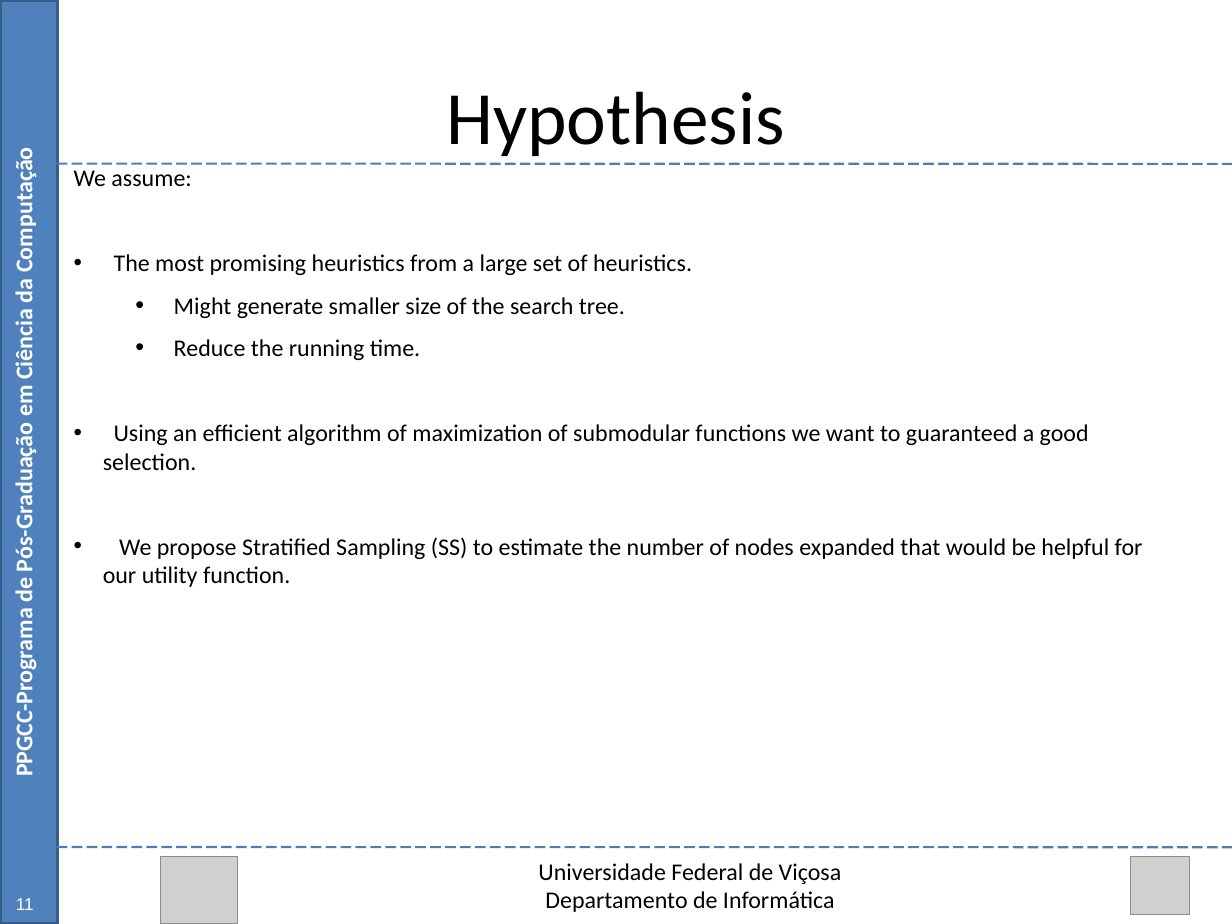
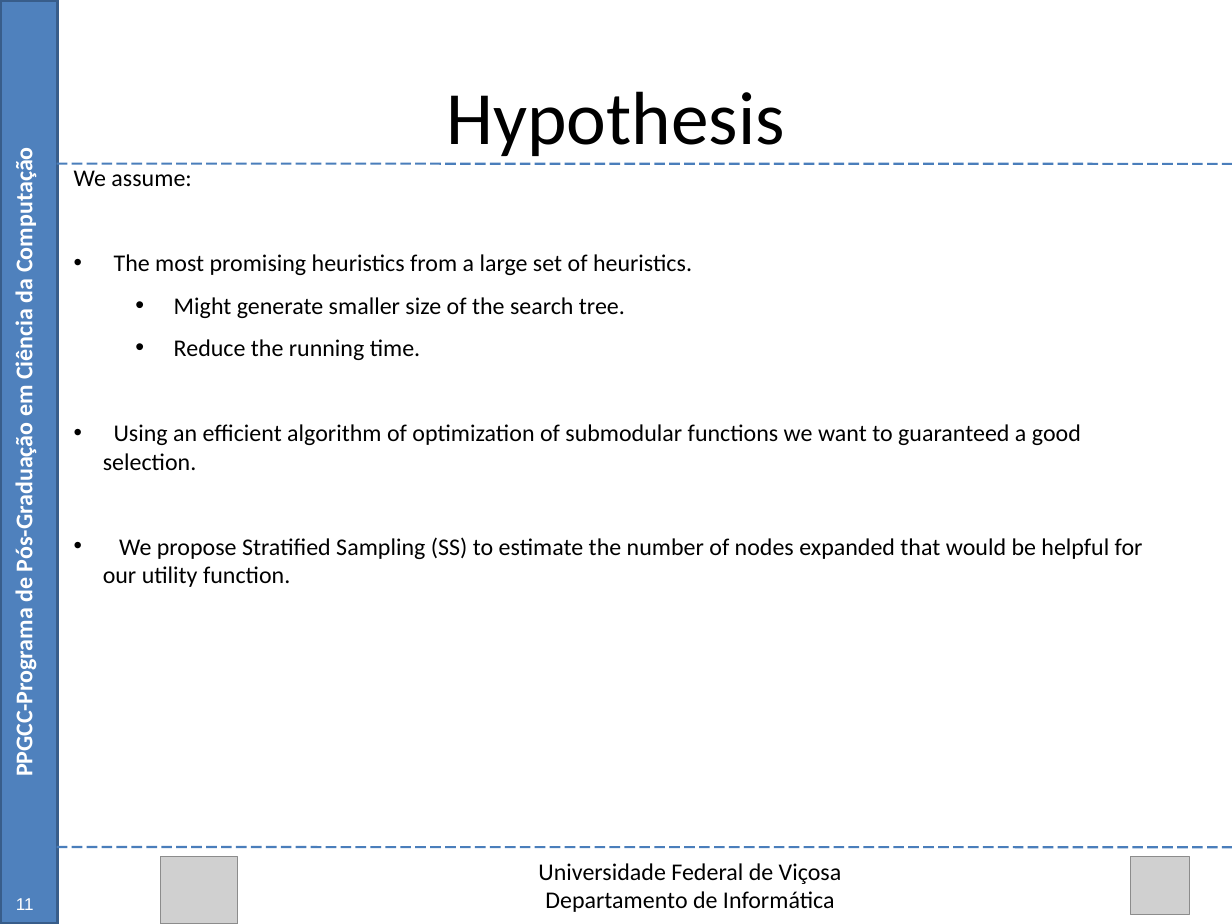
Before and after one commit to Marvinsky/research-marvin, a slide deck: slide 11 of latex/odp/selection heuristics.odp. Drawn at 1232x924 pixels with LibreOffice and Linux fonts; fonts in the diff are those of the drawing; grey boxes stand for pictures. Boxes give left, top, right and bottom in pixels: in the first picture for what was removed or moved away, otherwise in the second. Text is boxed around its words. In the diff, an @@ line names an element or a change of style, - is before the commit and + after.

Commit message:
10/09/15 update selection heuristics

```diff
--- a/latex/odp/selection heuristics.odp
+++ b/latex/odp/selection heuristics.odp
@@ text at <box>103,424,1081,470</box>: text changed @@
-• Using an efficient algorithm of maximization of submodular functions we want to guaranteed a good selection.
+• Using an efficient algorithm of optimization of submodular functions we want to guaranteed a good selection.
```
Also in this commit, not shown: 5 other slides changed.
